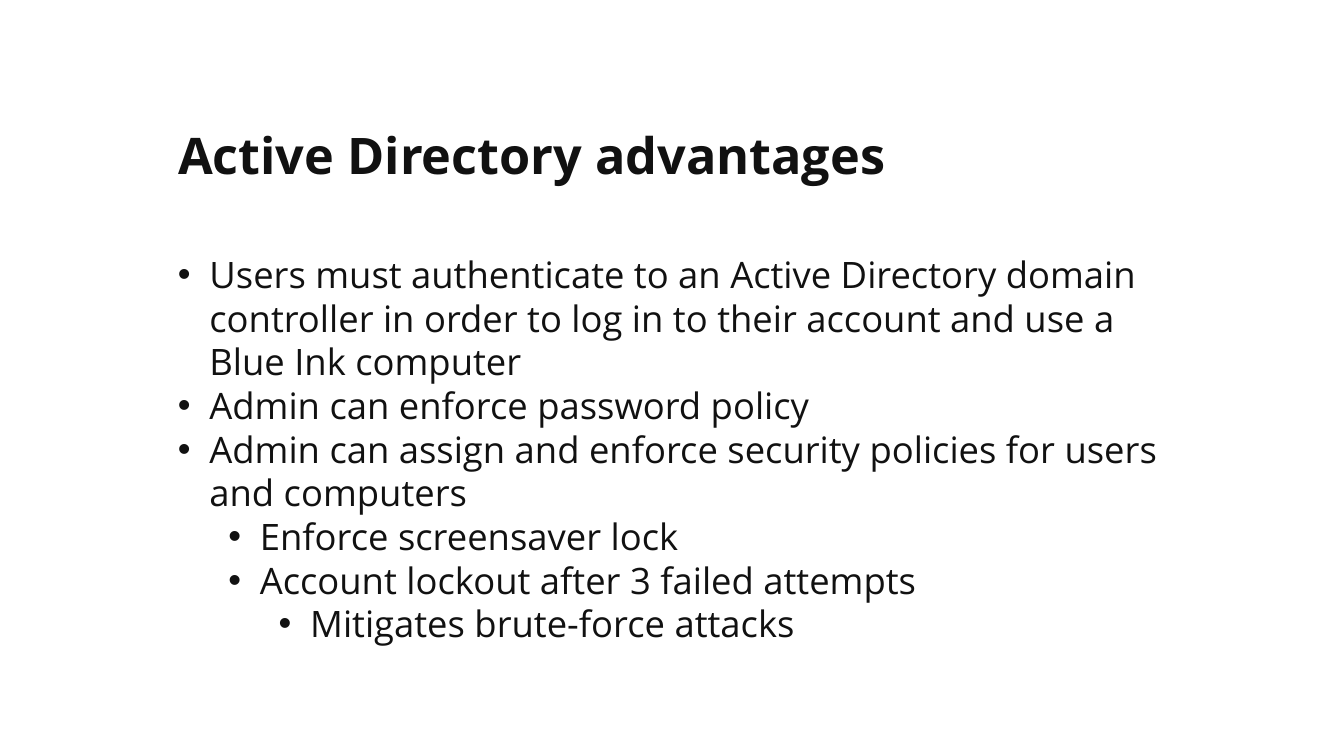
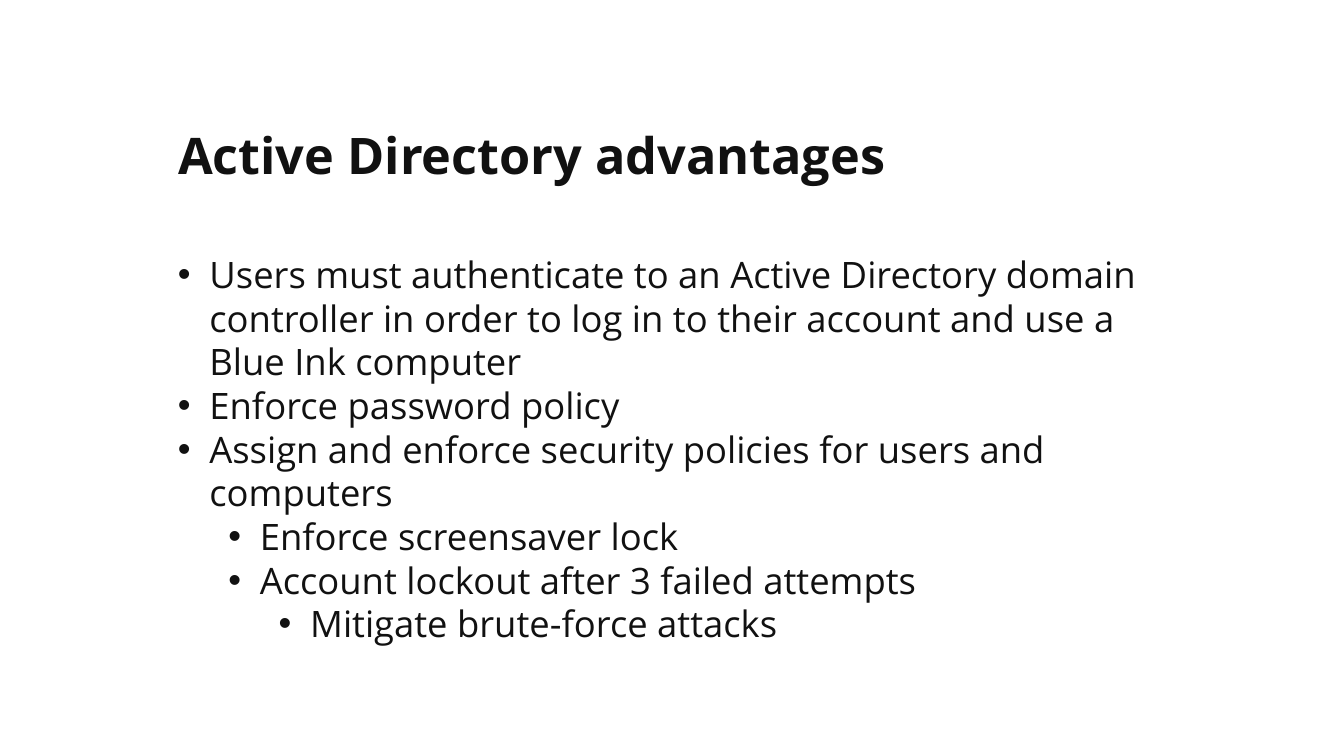
Before and after one commit to martymcflywa/ecu, a slide deck: slide 16 of year_1/sem_2/CSI1101_computer_security/0b_assignment_2_[22MAY15_0900]/dev/CSI1101_PONCE_A2_v02.pptx. Drawn at 1344x756 pixels with LibreOffice and Linux fonts; fonts in the diff are those of the drawing. Boxes give left, top, right and bottom in pixels: in the first picture for what was removed or moved away, otherwise in the second. Text is boxed around its words. In the diff, an @@ line names an element or a change of style, - is before the commit and + after.

```diff
--- a/year_1/sem_2/CSI1101_computer_security/0b_assignment_2_[22MAY15_0900]/dev/CSI1101_PONCE_A2_v02.pptx
+++ b/year_1/sem_2/CSI1101_computer_security/0b_assignment_2_[22MAY15_0900]/dev/CSI1101_PONCE_A2_v02.pptx
@@ text at <box>209,391,1045,515</box>: text changed @@
-• Admin can enforce password policy
-• Admin can assign and enforce security policies for users and computers
+• Enforce password policy
+• Assign and enforce security policies for users and computers
@@ text at <box>310,609,777,646</box>: text changed @@
-    • Mitigates brute-force attacks
+    • Mitigate brute-force attacks
```
Also in this commit, not shown: 8 other slides changed, 1 other file.
